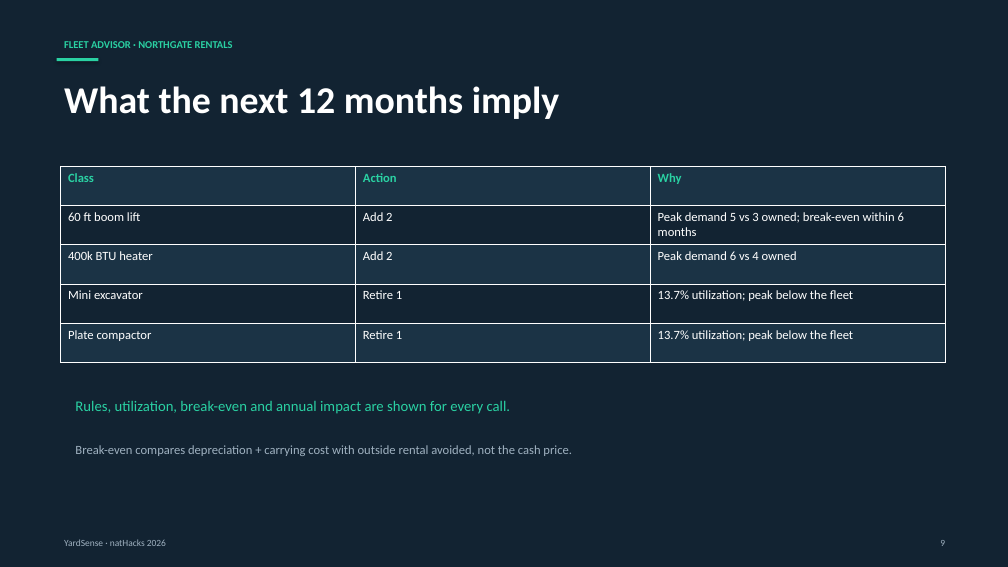
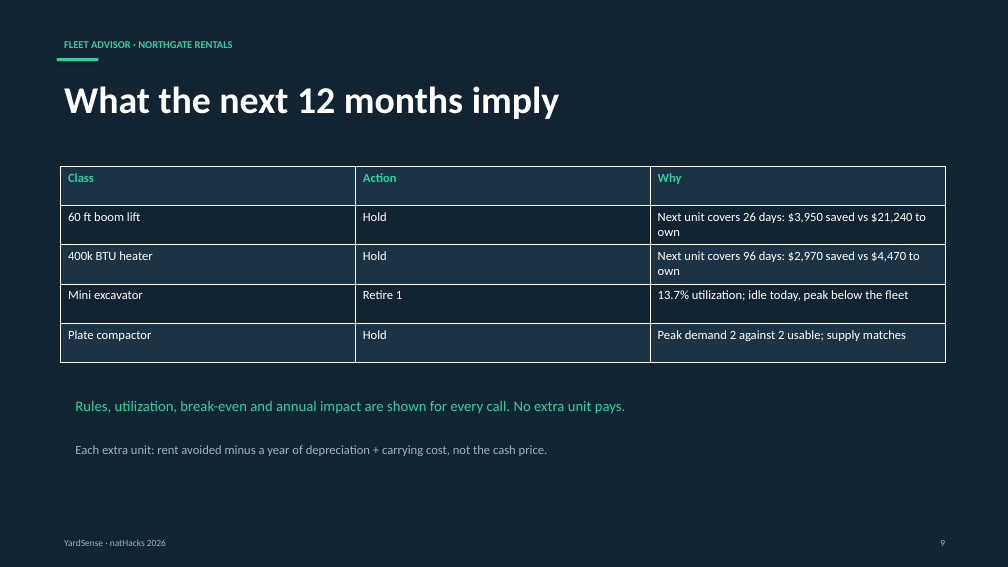
Before and after one commit to singhg349-wq/yardsense-nathacks26, a slide deck: slide 9 of pitch/YardSense-natHacks-2026.pptx. Drawn at 1008x567 pixels with LibreOffice and Linux fonts; fonts in the diff are those of the drawing. Boxes give left, top, right and bottom in pixels: in the first picture for what was removed or moved away, otherwise in the second. Text is boxed around its words. In the diff, an @@ line names an element or a change of style, - is before the commit and + after.

Commit message:
Rewrite the pitch story: no buy, Kingsway slip ripples to Riverside and Capilano
Scripts, runbook, deck, Q&A, video plan and the pptx now use the current numbers: backtest, fleet advisor, 2.1% static gap, 102 + 103 tests.

```diff
--- a/pitch/YardSense-natHacks-2026.pptx
+++ b/pitch/YardSense-natHacks-2026.pptx
@@ table at <box>60,166,945,363</box> @@
-row 2, column 2: Add 2
+row 2, column 2: Hold
-row 2, column 3: Peak demand 5 vs 3 owned; break-even within 6 months
+row 2, column 3: Next unit covers 26 days: $3,950 saved vs $21,240 to own
-row 3, column 2: Add 2
+row 3, column 2: Hold
-row 3, column 3: Peak demand 6 vs 4 owned
+row 3, column 3: Next unit covers 96 days: $2,970 saved vs $4,470 to own
-row 4, column 3: 13.7% utilization; peak below the fleet
+row 4, column 3: 13.7% utilization; idle today, peak below the fleet
-row 5, column 2: Retire 1
+row 5, column 2: Hold
-row 5, column 3: 13.7% utilization; peak below the fleet
+row 5, column 3: Peak demand 2 against 2 usable; supply matches
@@ text at <box>75,401,626,414</box>: text changed @@
-Rules, utilization, break-even and annual impact are shown for every call.
+Rules, utilization, break-even and annual impact are shown for every call. No extra unit pays.
@@ text at <box>75,445,548,456</box>: text changed @@
-Break-even compares depreciation + carrying cost with outside rental avoided, not the cash price.
+Each extra unit: rent avoided minus a year of depreciation + carrying cost, not the cash price.
```
Also in this commit, not shown: 6 other slides changed, 6 other files.
